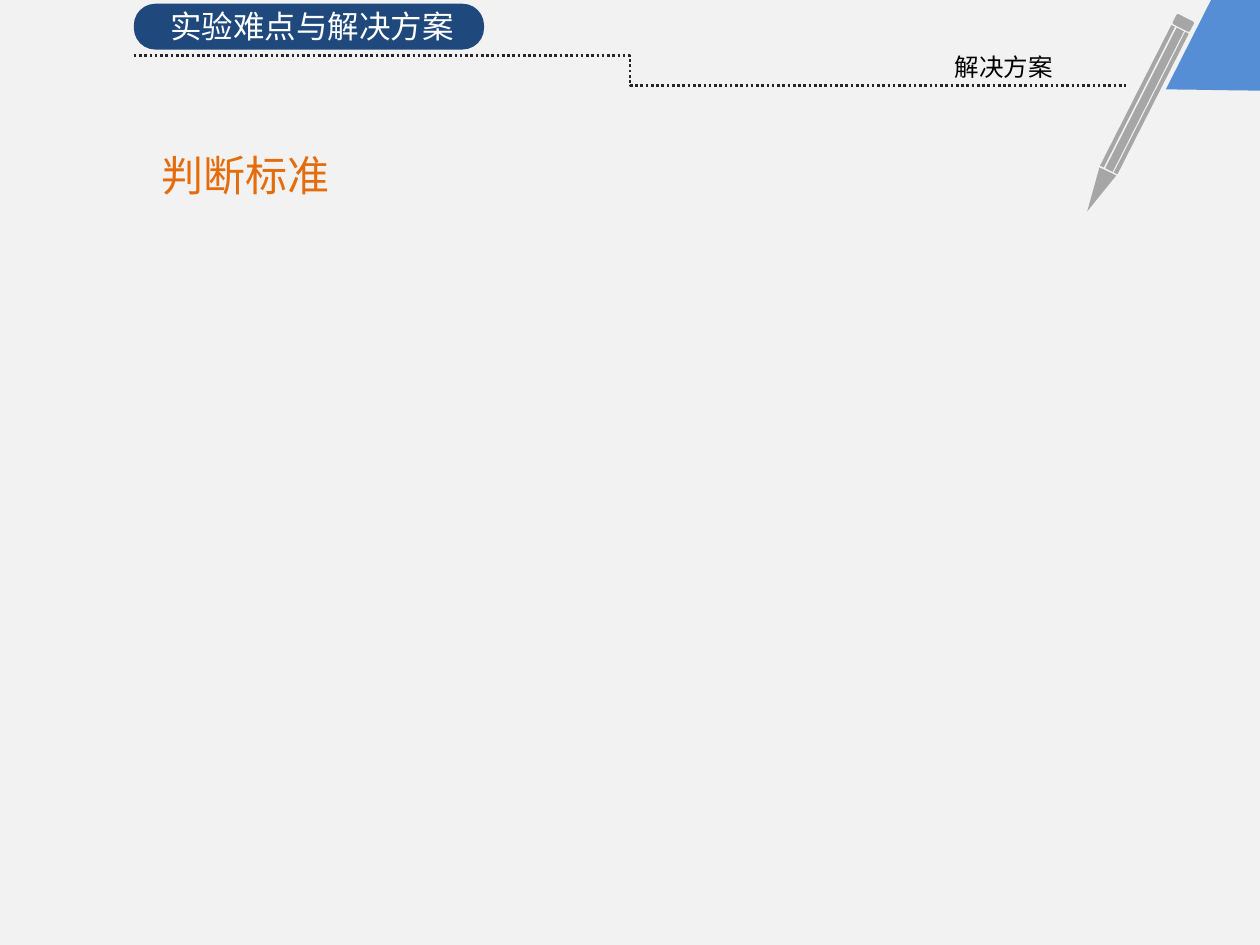
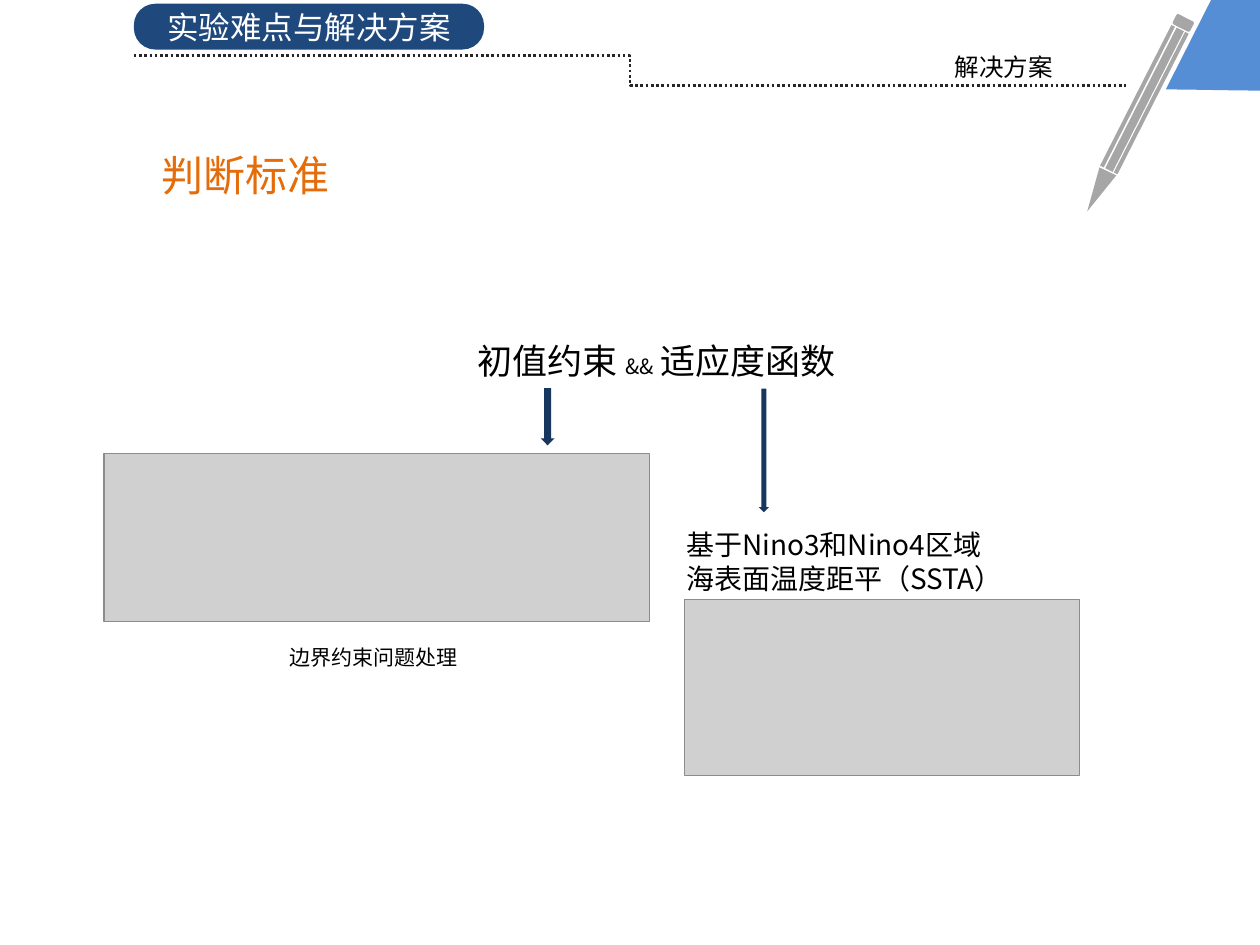
Before and after one commit to KrisCheng/GraduationDesign, a slide deck: slide 14 of FinalPaper/毕业答辩.pptx. Drawn at 1260x945 pixels with LibreOffice and Linux fonts; fonts in the diff are those of the drawing; grey boxes stand for pictures; background and template pictures are left out. Boxes give left, top, right and bottom in pixels: in the first picture for what was removed or moved away, otherwise in the second. Text is boxed around its words. In the diff, an @@ line names an element or a change of style, - is before the commit and + after.

```diff
--- a/FinalPaper/毕业答辩.pptx
+++ b/FinalPaper/毕业答辩.pptx
@@ rectangle removed at bbox=[0, 0, 1260, 945] @@
@@ text in rounded rectangle at bbox=[167, 12, 451, 42]: text added @@
+实验难点与解决方案
@@ text removed at bbox=[170, 11, 454, 41] @@
-实验难点与解决方案
@@ text added at bbox=[477, 344, 836, 377], 20 pt, text #000000 @@
+初值约束 && 适应度函数
@@ down arrow added at bbox=[541, 388, 554, 446], fill #17375E @@
@@ down arrow added at bbox=[759, 389, 769, 513], fill #17375E @@
@@ picture added at bbox=[105, 454, 650, 621] @@
@@ text added at bbox=[687, 531, 1003, 592], 16 pt, text #000000 @@
+基于Nino3和Nino4区域
+海表面温度距平（SSTA）
@@ picture added at bbox=[684, 600, 1079, 776] @@
@@ text added at bbox=[290, 647, 458, 667], 12 pt, text #000000 @@
+边界约束问题处理
```
Also in this commit, not shown: 11 other slides changed, 5 slides added, 11 slides removed, 1 other file.
